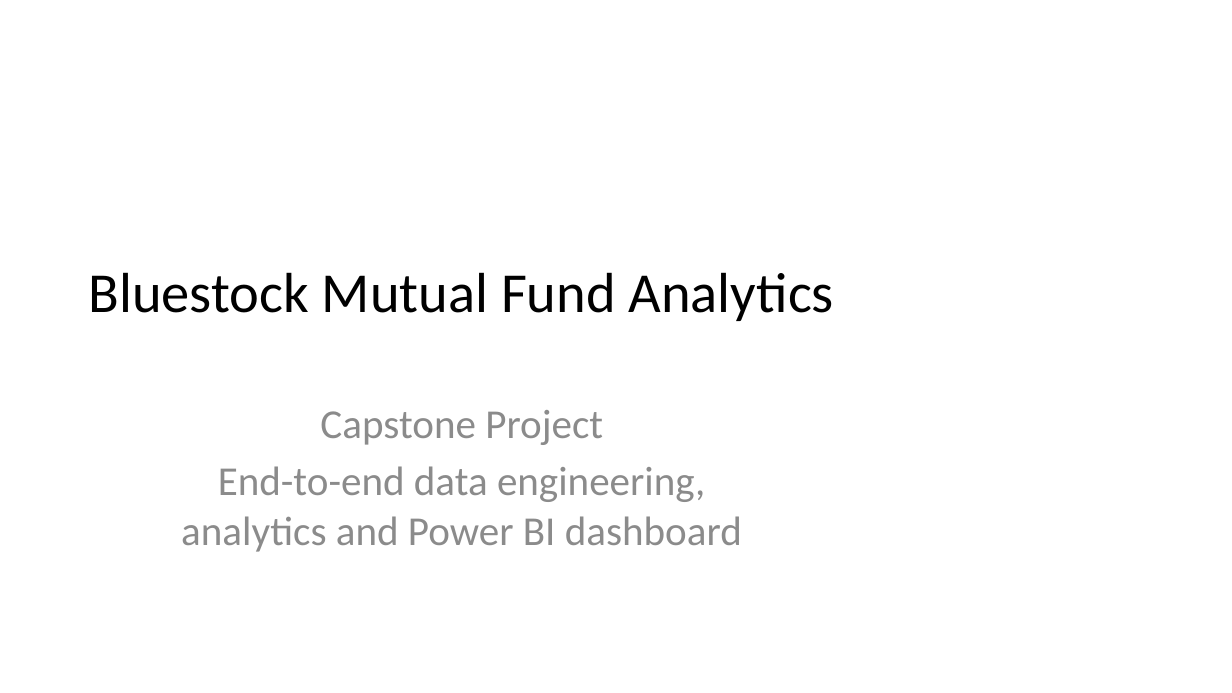
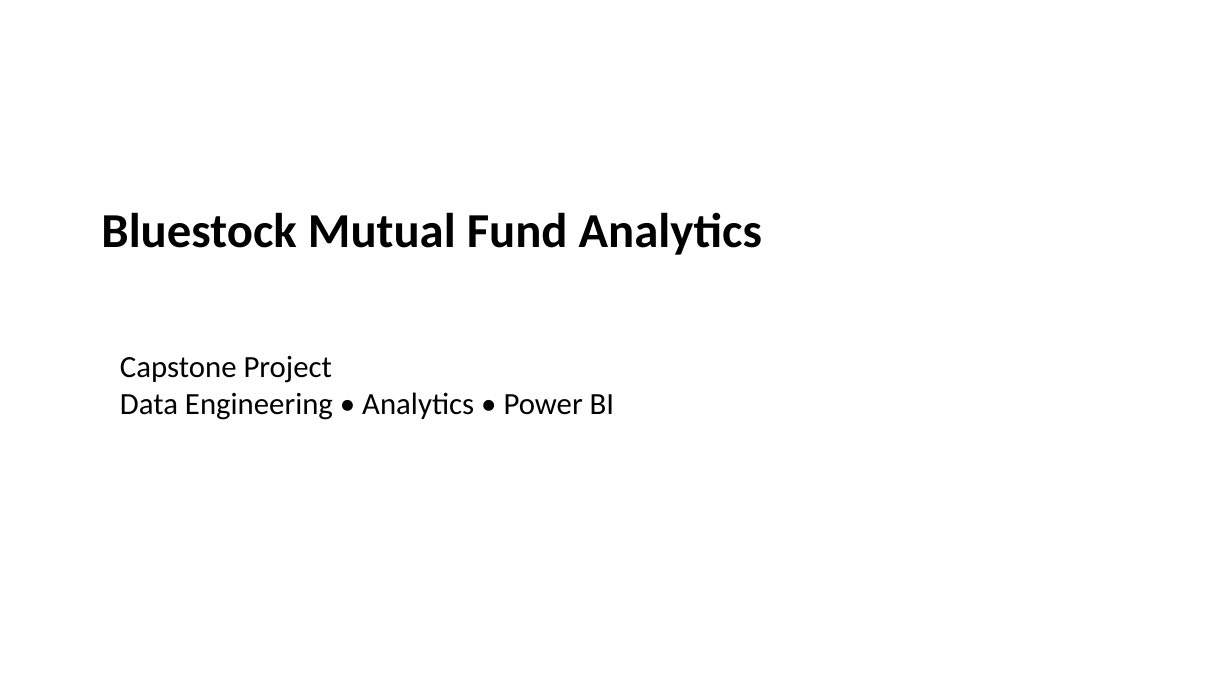
Before and after one commit to farhandev-20/mutual-fund-analytics, a slide deck: slide 1 of reports/Presentation.pptx. Drawn at 1232x693 pixels with LibreOffice and Linux fonts; fonts in the diff are those of the drawing. Boxes give left, top, right and bottom in pixels: in the first picture for what was removed or moved away, otherwise in the second. Text is boxed around its words. In the diff, an @@ line names an element or a change of style, - is before the commit and + after.

Commit message:
Final: Complete Bluestock MF Capstone

```diff
--- a/reports/Presentation.pptx
+++ b/reports/Presentation.pptx
@@ text "Bluestock Mutual Fund Analytics": place and size @@
-text "Bluestock Mutual Fund Analytics" at [89, 272, 834, 321]
+text "Bluestock Mutual Fund Analytics" at [101, 212, 762, 255]
@@ text "Bluestock Mutual Fund Analytics" at [101, 212, 762, 255]: size 44 to 38 pt, bold on; alignment centre to left; vertical alignment middle to top @@
@@ text at [120, 356, 614, 420]: text changed; size 32 to 24 pt; text colour #8C8C8C to #000000 @@
-Capstone Project
-End-to-end data engineering, analytics and Power BI dashboard
+Capstone Project
+Data Engineering • Analytics • Power BI
```
Also in this commit, not shown: 11 slides added, 9 slides removed, 17 other files.
